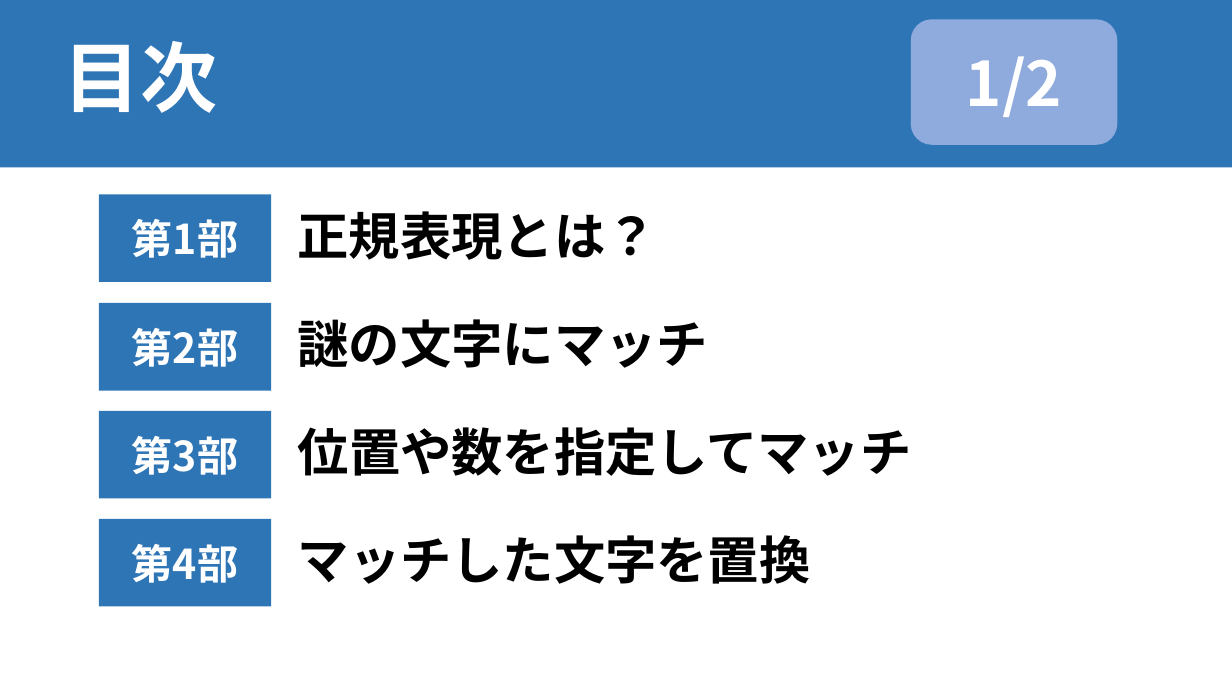
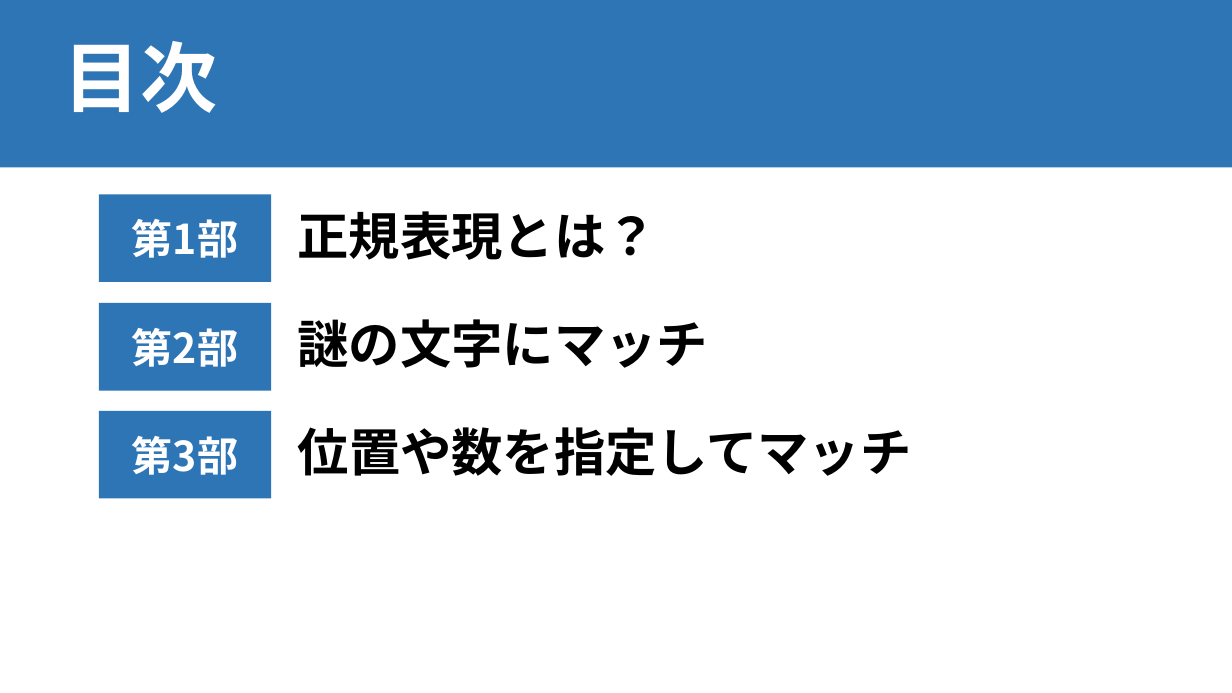
Before and after one commit to mugifusen/NLP100, a slide deck: slide 2 of chap03/正規表現.pptx. Drawn at 1232x693 pixels with LibreOffice and Linux fonts; fonts in the diff are those of the drawing. Boxes give left, top, right and bottom in pixels: in the first picture for what was removed or moved away, otherwise in the second. Text is boxed around its words. In the diff, an @@ line names an element or a change of style, - is before the commit and + after.

```diff
--- a/chap03/正規表現.pptx
+++ b/chap03/正規表現.pptx
@@ rounded rectangle removed at [911, 19, 1117, 145] @@
-1/2
@@ rectangle removed at [99, 519, 271, 607] @@
-第4部
@@ text removed at [298, 535, 811, 584] @@
-マッチした文字を置換
```
Also in this commit, not shown: 33 other slides changed, 24 slides added, 8 slides removed, 1 other file.
